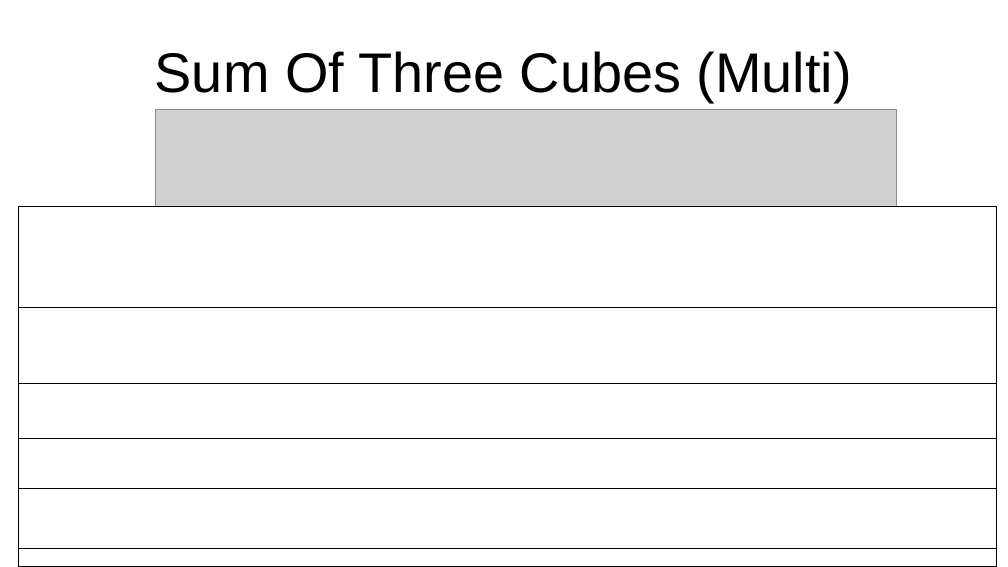
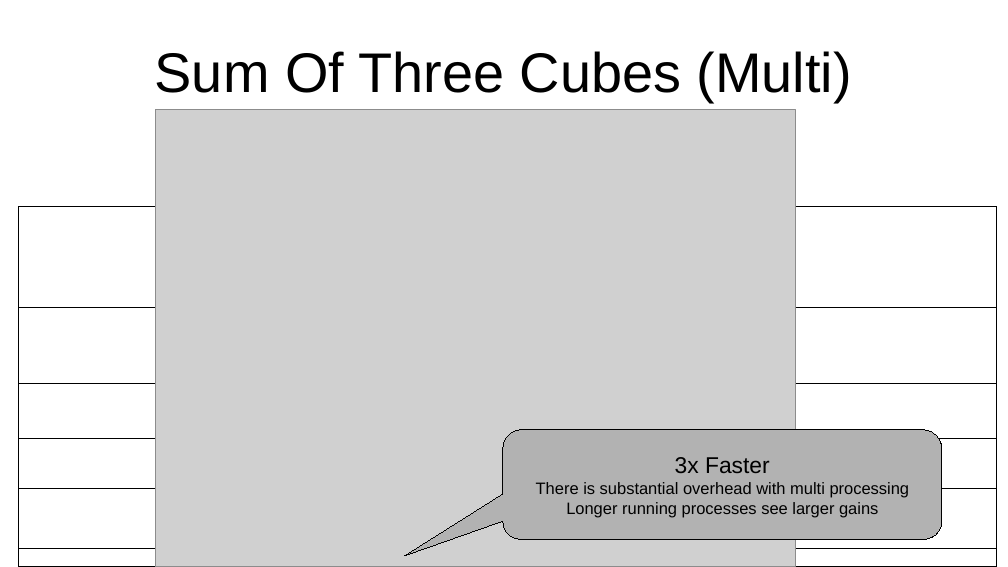
Before and after one commit to connor-makowski/pycelerator, a slide deck: slide 15 of pycelerator.odp (slide 14 before the commit). Drawn at 1008x567 pixels with LibreOffice and Linux fonts; fonts in the diff are those of the drawing; grey boxes stand for pictures. Boxes give left, top, right and bottom in pixels: in the first picture for what was removed or moved away, otherwise in the second. Text is boxed around its words. In the diff, an @@ line names an element or a change of style, - is before the commit and + after.

```diff
--- a/pycelerator.odp
+++ b/pycelerator.odp
@@ picture: place and size @@
-picture at (155,110,896,567)
+picture at (155,110,796,567)
@@ rounded speech box added at (503,430,942,540), fill #B2B2B2, outline #000000 0 pt, 13 pt, text #000000 @@
+3x Faster
+There is substantial overhead with multi processing
+Longer running processes see larger gains
```
Also in this commit, not shown: 6 other slides changed, 5 slides added, 4 slides removed, 6 other files.
